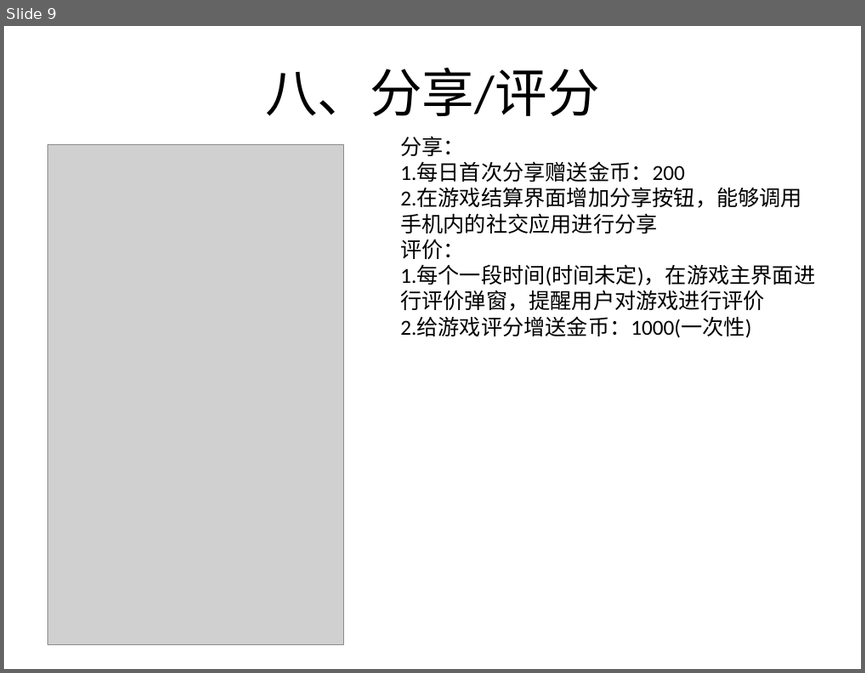
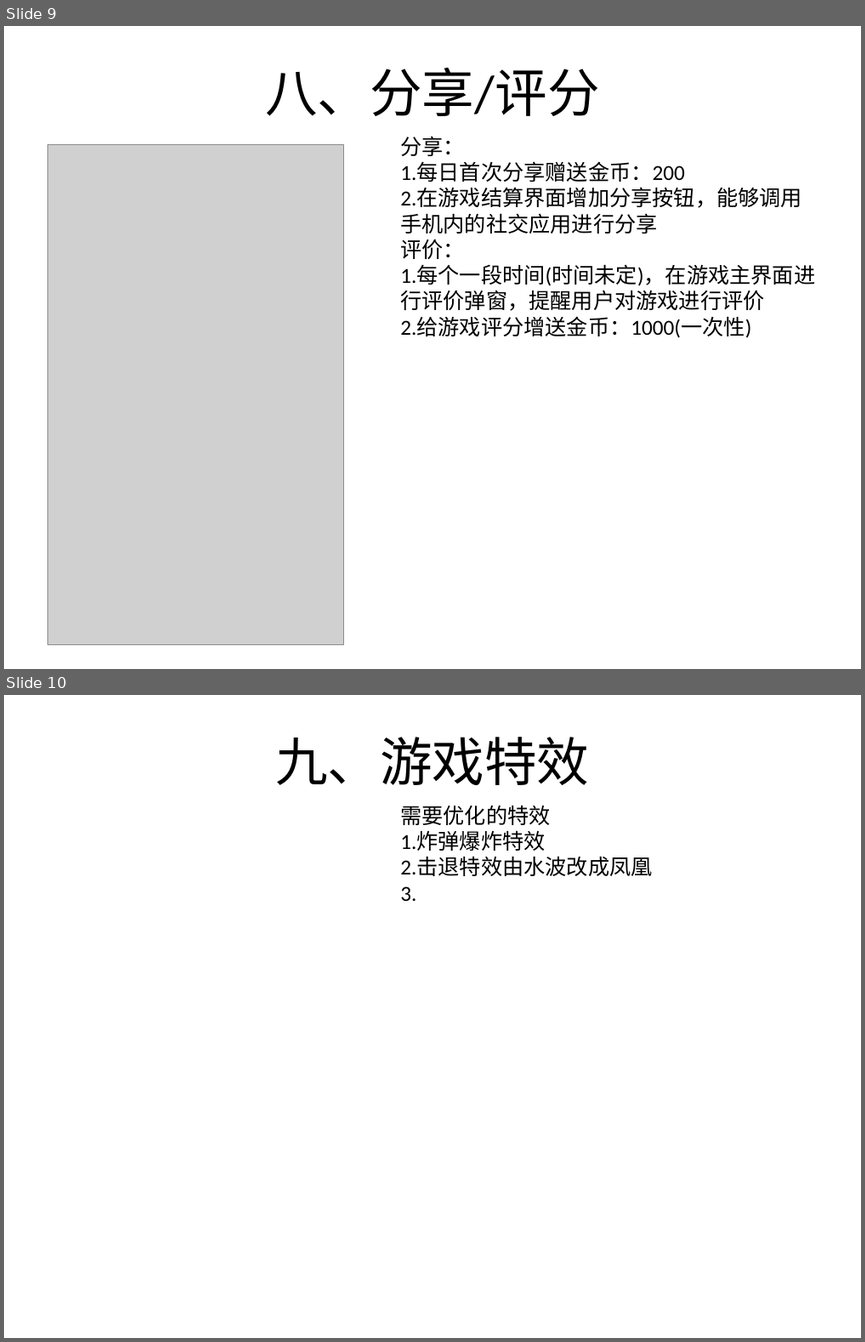
Before and after one commit to jiangdaisong/WorkInDingJi, a slide deck: 无尽之巢策划案.pptx. Shown one above the other, each under a label of ours: slide 9 before the commit, slides 9 and 10 after it. The pictures are 865x673 and 865x1342 pixels, drawn with LibreOffice and Linux fonts; fonts in the diff are those of the drawing; grey boxes stand for pictures. Boxes give left, top, right and bottom in pixels: in the first picture for what was removed or moved away, otherwise in the second. Text is boxed around its words. In the diff, an @@ line names an element or a change of style, - is before the commit and + after.

```diff
--- a/无尽之巢策划案.pptx
+++ b/无尽之巢策划案.pptx
@@ slide 10 added at (x1=4, y1=695, x2=861, y2=1338), background #FFFFFF @@
@@ title added at (x1=275, y1=737, x2=590, y2=785), 44 pt, text #000000 @@
+九、游戏特效
@@ text added at (x1=400, y1=805, x2=652, y2=901), 18 pt, text #000000 @@
+需要优化的特效
+1.炸弹爆炸特效
+2.击退特效由水波改成凤凰
+3.
```
Also in this commit, not shown: 2 slides changed, 1 other slide added, 4 other files.
